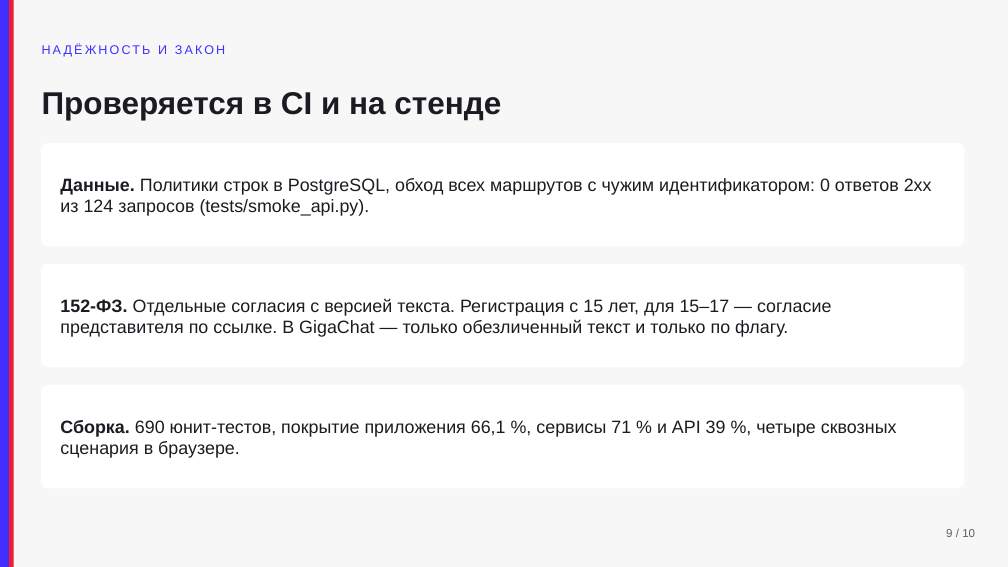
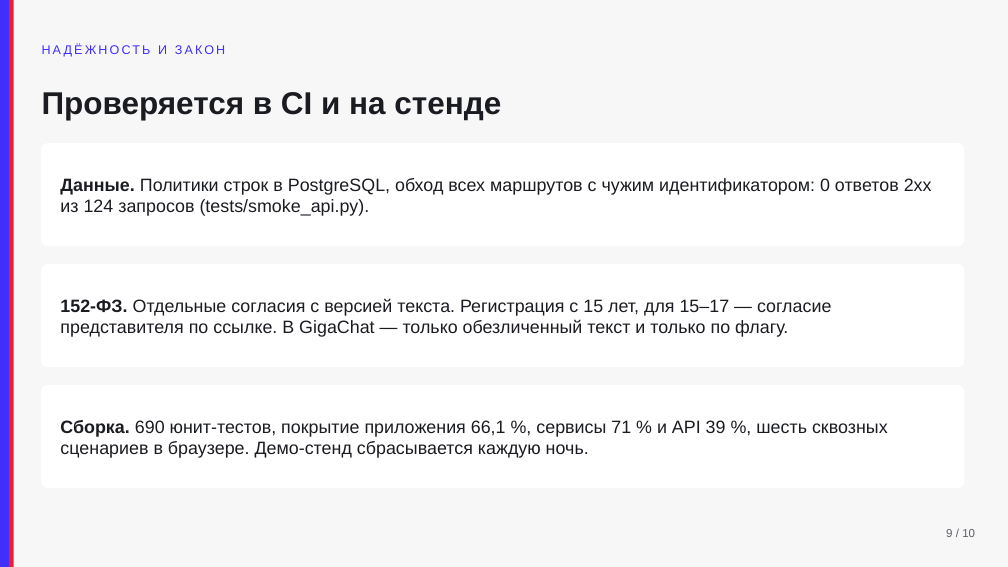
Before and after one commit to KonkovDV/fsp-talent, a slide deck: slide 9 of docs/pitch.pptx. Drawn at 1008x567 pixels with LibreOffice and Linux fonts; fonts in the diff are those of the drawing. Boxes give left, top, right and bottom in pixels: in the first picture for what was removed or moved away, otherwise in the second. Text is boxed around its words. In the diff, an @@ line names an element or a change of style, - is before the commit and + after.

```diff
--- a/docs/pitch.pptx
+++ b/docs/pitch.pptx
@@ text at [60, 420, 888, 458]: text changed @@
-Сборка. 690 юнит-тестов, покрытие приложения 66,1 %, сервисы 71 % и API 39 %, четыре сквозных сценария в браузере.
+Сборка. 690 юнит-тестов, покрытие приложения 66,1 %, сервисы 71 % и API 39 %, шесть сквозных сценариев в браузере. Демо-стенд сбрасывается каждую ночь.
```
Also in this commit, not shown: 3 other slides changed, 8 other files.
